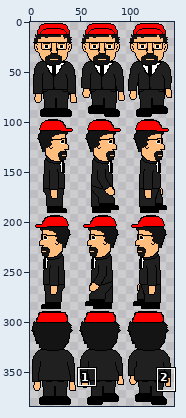
Sprite sheet -- game/assets/andrew2.png. Above: a wide view before the commit, with the close-up outlined.
Close-up. Old version:
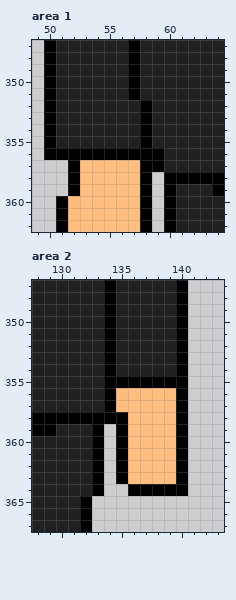
The file is 144x384 pixels. Shown: area 1: x 49..64, y 347..362; area 2: x 128..143, y 347..367. The commit also changed other parts of the picture, which this record leaves out.
Once edited:
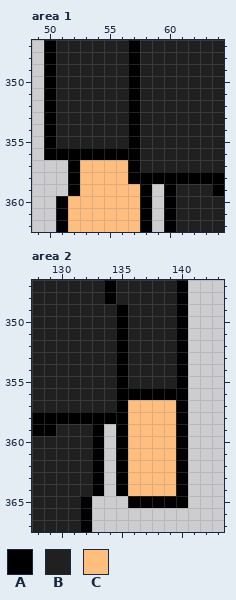
Palette (. is transparent): A #000000  B #202020  C #ffbe7d
The exact change:
Area 1:
y 352..355: x 57..58 BA -> AB
y 356: x 58..59 AA -> BB
y 357: x 57..59 CAA -> ABB
y 358: x 57 C -> A; x 59 . -> A
Area 2:
y 349..354: x 134..135 AB -> BA
y 355: x 134 A -> B; x 136..139 AAAA -> BBBB
y 356: x 134..139 ACCCCC -> BAAAAA
y 357: x 134..135 AC -> BA
y 364: x 135..139 .AAAA -> ACCCC
y 365: x 136..140 ..... -> AAAAA
Pixel boxes of the changes (left, top, right, bottom) in both close-ups:
changed: (128, 100, 164, 184)
changed: (104, 304, 176, 412)
changed: (116, 484, 188, 508)
